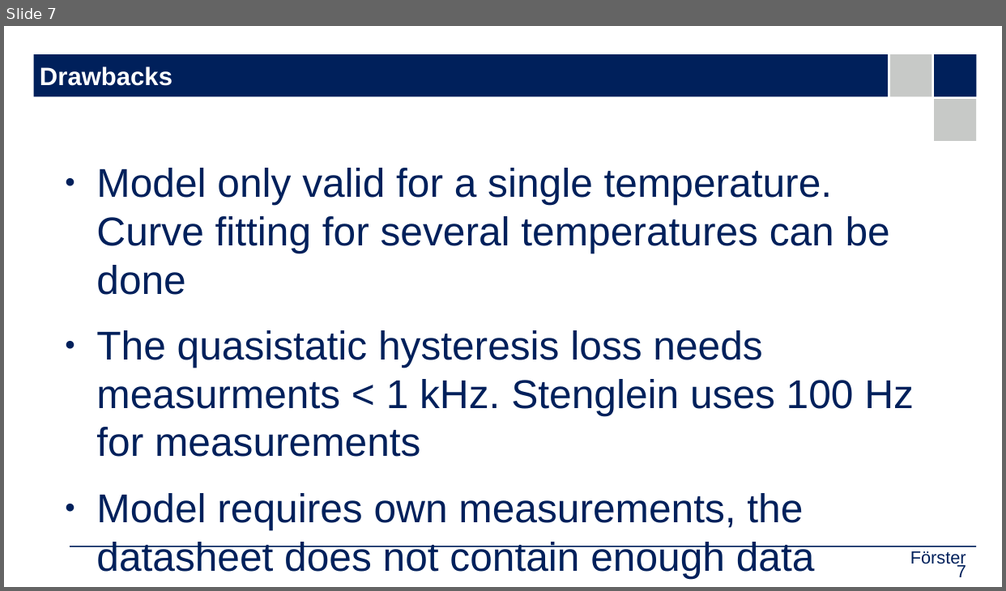
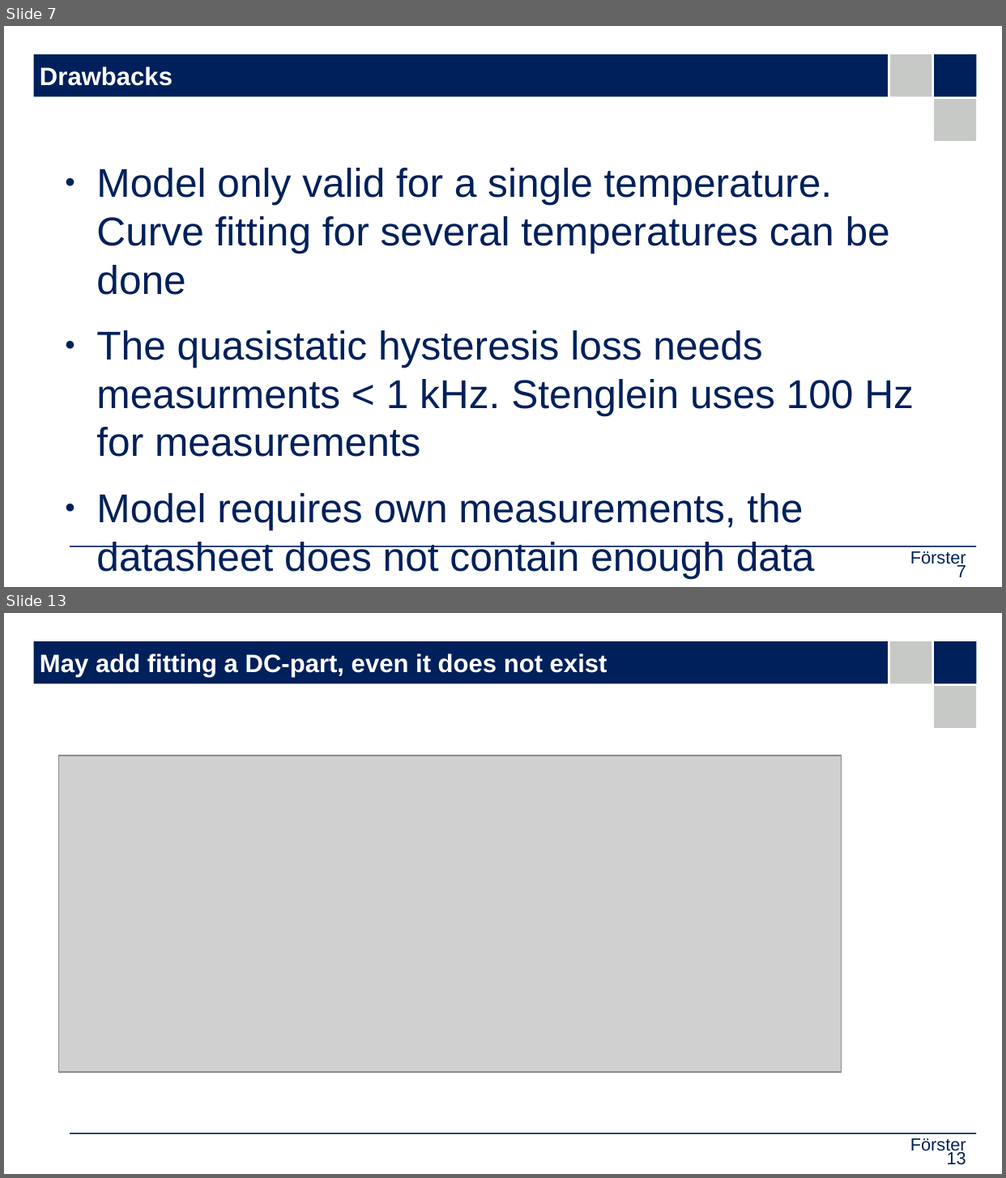
Before and after one commit to upb-lea/hardcore-magnet-challenge, a slide deck: docs/doku_nf.odp. Shown one above the other, each under a label of ours: slide 7 before the commit, slides 7 and 13 after it; the slides between them are not shown. The pictures are 1006x591 and 1006x1178 pixels, drawn with LibreOffice and Linux fonts; fonts in the diff are those of the drawing; grey boxes stand for pictures; background and template pictures are left out. Boxes give left, top, right and bottom in pixels: in the first picture for what was removed or moved away, otherwise in the second. Text is boxed around its words. In the diff, an @@ line names an element or a change of style, - is before the commit and + after.

Commit message:
add stenglein method curve fitting

```diff
--- a/docs/doku_nf.odp
+++ b/docs/doku_nf.odp
@@ slide 13 added at box(4, 613, 1002, 1174), background #FFFFFF; not listed: 5 template elements that a slide beside it also shows @@
@@ title added at box(40, 653, 607, 677), 20 pt, text #FFFFFF, bold @@
+May add fitting a DC-part, even it does not exist
@@ picture added at box(59, 756, 842, 1072) @@
@@ text added at box(910, 1139, 966, 1155), 14 pt, text #00205B @@
+Förster
@@ page number added at box(947, 1151, 966, 1165), 14 pt, text #00205B @@
+13
```
Also in this commit, not shown: 7 other slides added, 1 other file.
